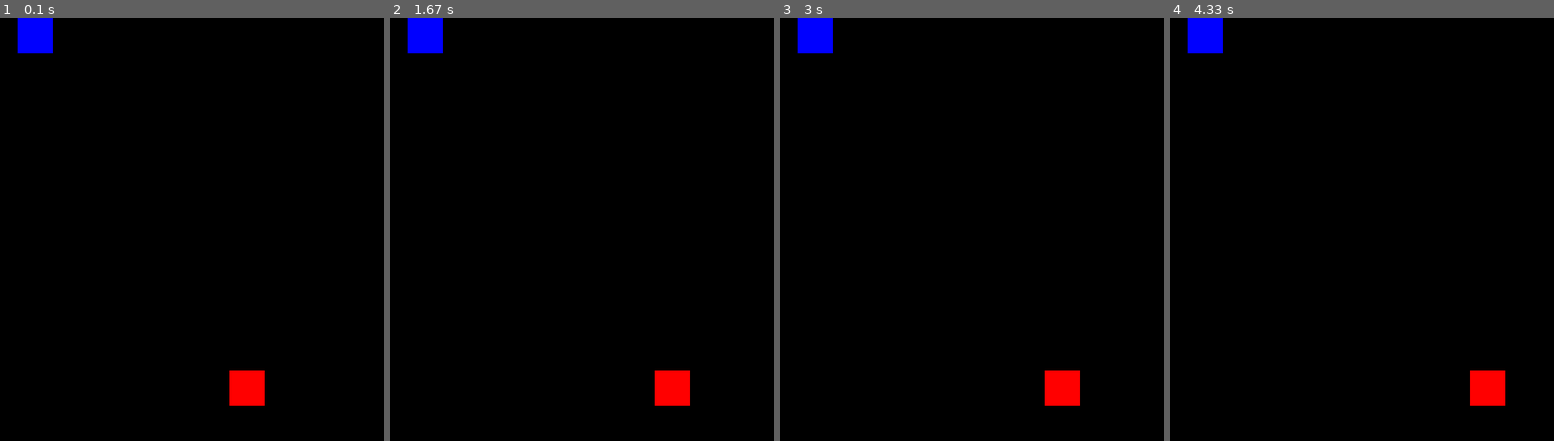
Above: before the commit, frames 1-4 (left to right).
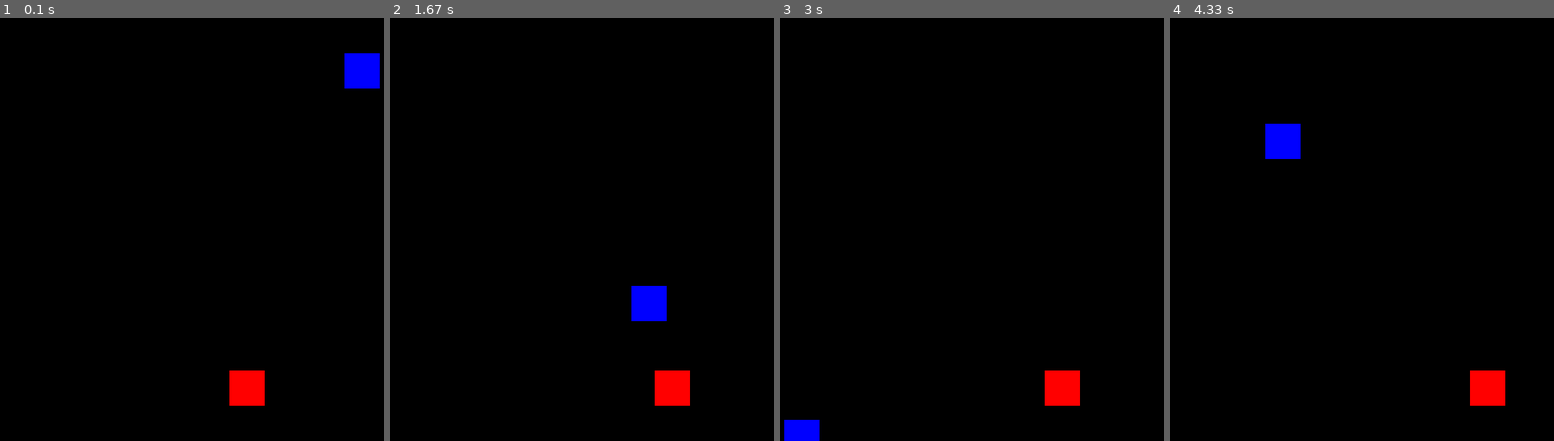
Above: after the commit, the same moments.

Repository: PaperPesto/pygame
Game: pygame game, started from game.py
The game is run twice, just before and just after one commit, with the same random seed, the same clock (stepped at 60 frames per second) and the same inputs.
Inputs:
- Up to frame 1 (0.1 s): no input
- Up to frame 2 (1.67 s): hold Right 0.33-0.8 s; hold Right 0.83-1.3 s; hold Left from 1.33 s (still down)
- Up to frame 3 (3 s): release Left at 1.87 s; hold Left 1.9-2.3 s; hold Right 2.33-2.97 s
- Up to frame 4 (4.33 s): hold Left 3-3.47 s; hold Right 3.5-3.97 s; hold Right from 4 s (still down)

The runs differ from the first frame. In frame 1, 1.5% of the frame differs, in the area x 4-99%, y 0-17%; in frame 2, 1.5%; in frame 3, 1.2%; in frame 4, 1.5%.

Commit message:
27:59 - Setting the frames per second rate (FPS)/Controlling speed of falling blocks.
Manca il collision detection

Diff:
--- a/game.py
+++ b/game.py
@@ -1,5 +1,6 @@
 import pygame
 import sys
+import random
 
 # doc https://www.youtube.com/watch?v=-8n91btt5d8&ab_channel=KeithGalli
 
@@ -12,15 +13,19 @@
 BLUE = (0, 0, 255)
 BACKGROUND_COLOR = (0,0,0)
 
+SPEED = 10
+
 player_size = 50
 player_pos = [WIDTH/2, HEIGHT - 2*player_size]
 
 enemy_size = 50
-enemy_pos = [100, 0]
+enemy_pos = [random.randint(0, WIDTH - enemy_size), 0]
 
 screen = pygame.display.set_mode((WIDTH, HEIGHT))
 
 game_over = False
+
+clock = pygame.time.Clock()
 
 while not game_over:
 
@@ -44,7 +49,15 @@
 
     screen.fill(BACKGROUND_COLOR)
 
+    if enemy_pos[1] >= 0 and enemy_pos[1] < HEIGHT:
+        enemy_pos[1] += SPEED
+    else:
+        enemy_pos[0] = random.randint(0, WIDTH - enemy_size)
+        enemy_pos[1] = 0
+
     pygame.draw.rect(screen, BLUE, (enemy_pos[0], enemy_pos[1], enemy_size, enemy_size))
     pygame.draw.rect(screen, RED, (player_pos[0], player_pos[1], player_size, player_size))
 
+    clock.tick(60)
+
     pygame.display.update()
